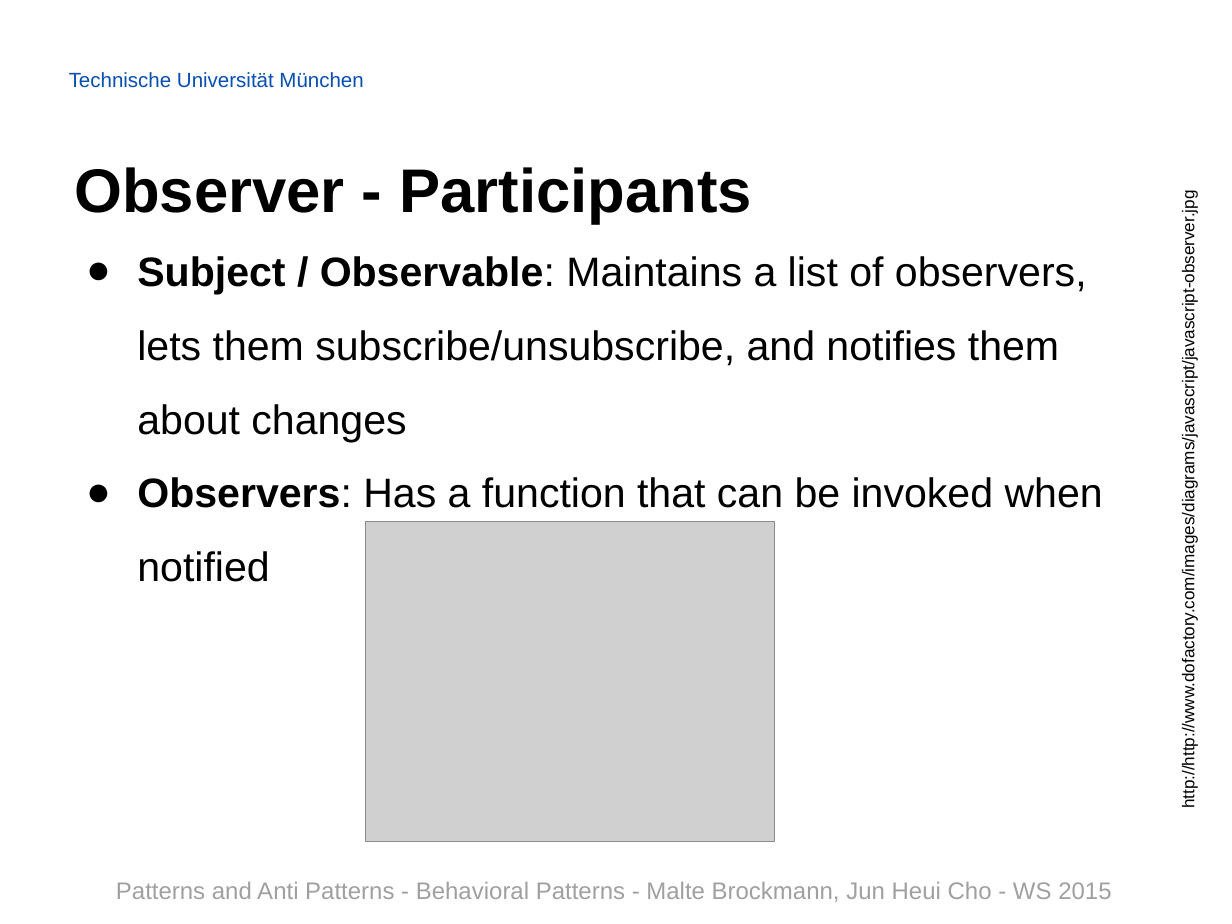
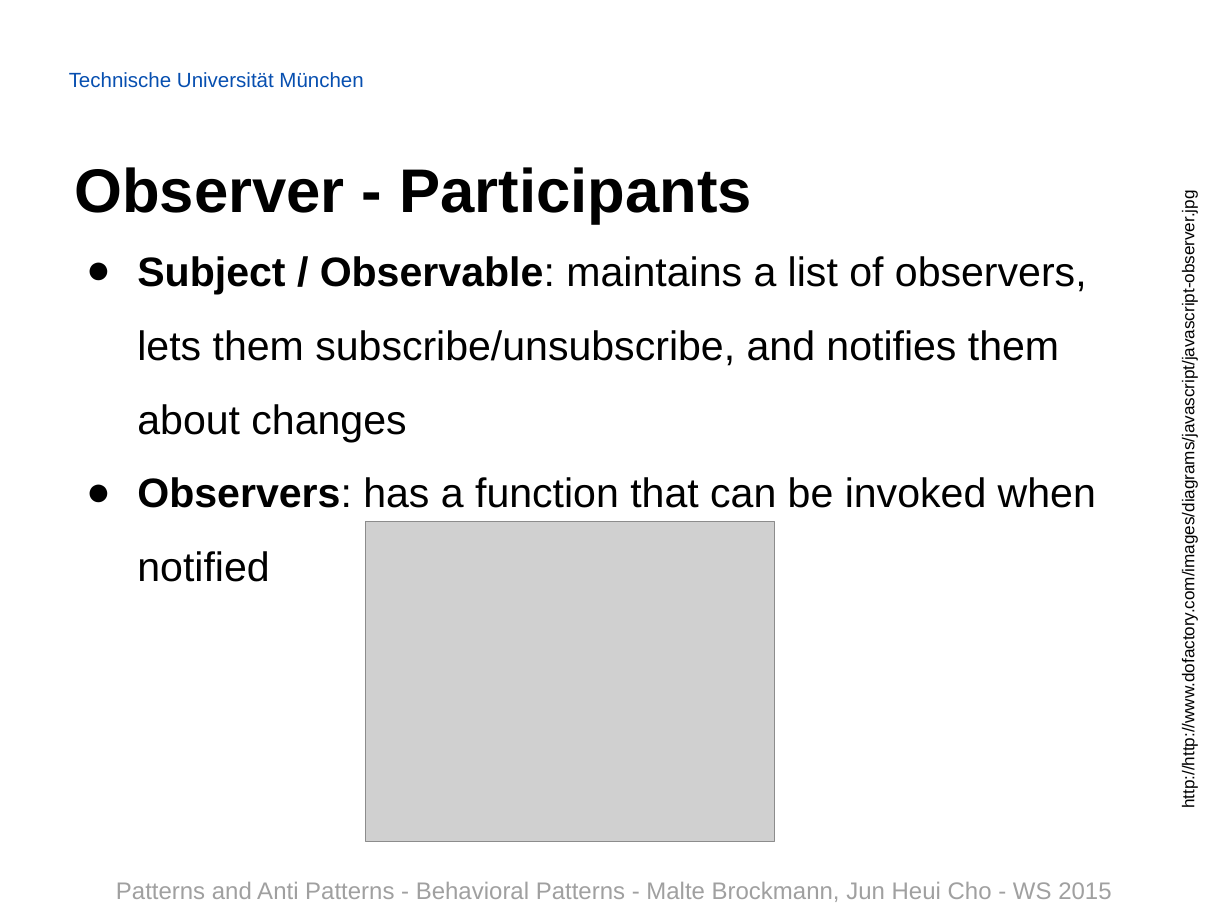
Before and after one commit to Painted6/Behavioral-design-patterns, a slide deck: slide 28 of Behavioral Patterns - JS Patterns and Anti Patterns.pptx (slide 27 before the commit). Drawn at 1232x924 pixels with LibreOffice and Linux fonts; fonts in the diff are those of the drawing; grey boxes stand for pictures; background and template pictures are left out. Boxes give left, top, right and bottom in pixels: in the first picture for what was removed or moved away, otherwise in the second. Text is boxed around its words. In the diff, an @@ line names an element or a change of style, - is before the commit and + after.

```diff
--- a/Behavioral Patterns - JS Patterns and Anti Patterns.pptx
+++ b/Behavioral Patterns - JS Patterns and Anti Patterns.pptx
@@ text at bbox=[137, 256, 1096, 582]: text changed @@
-● Subject / Observable: Maintains a list of observers, lets them subscribe/unsubscribe, and notifies them about changes
-● Observers: Has a function that can be invoked when notified
+● Subject / Observable: maintains a list of observers, lets them subscribe/unsubscribe, and notifies them about changes
+● Observers: has a function that can be invoked when notified
```
Also in this commit, not shown: 28 other slides changed, 2 slides added, 1 slide removed.
